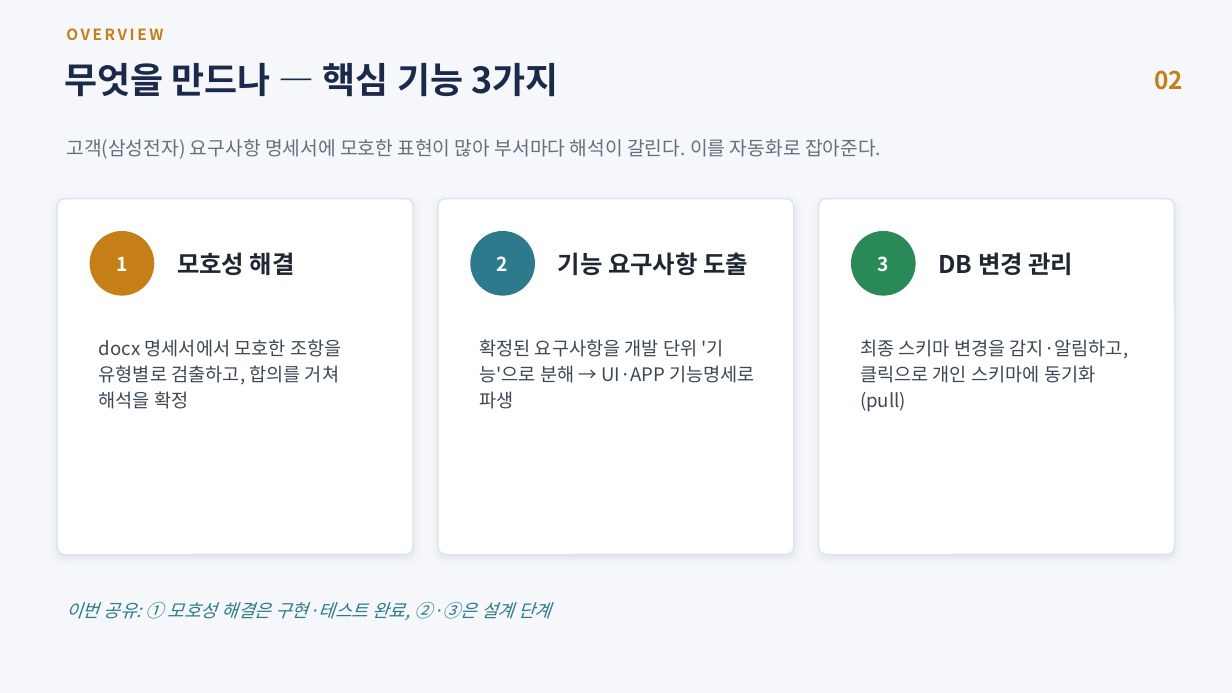
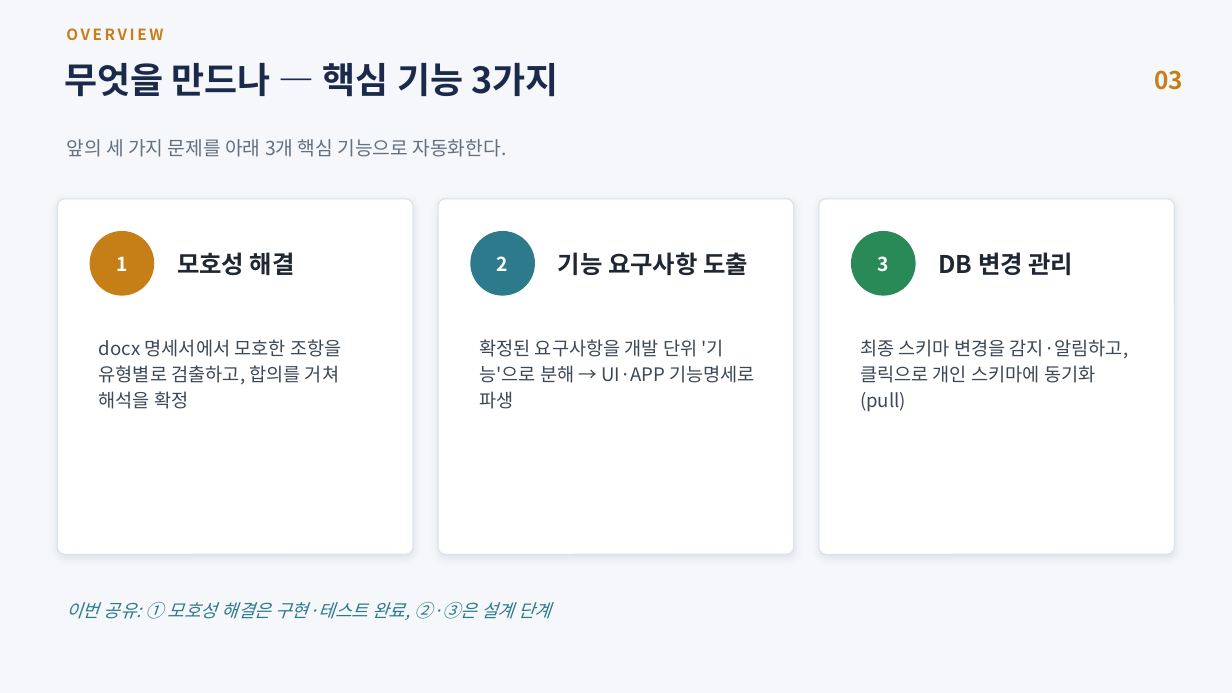
Before and after one commit to jihunhan98/semes-superrookie, a slide deck: slide 3 of docs/진행공유_요구사항자동화.pptx (slide 2 before the commit). Drawn at 1232x693 pixels with LibreOffice and Linux fonts; fonts in the diff are those of the drawing. Boxes give left, top, right and bottom in pixels: in the first picture for what was removed or moved away, otherwise in the second. Text is boxed around its words. In the diff, an @@ line names an element or a change of style, - is before the commit and + after.

```diff
--- a/docs/진행공유_요구사항자동화.pptx
+++ b/docs/진행공유_요구사항자동화.pptx
@@ text at <box>1154,70,1183,90</box>: text changed @@
-02
+03
@@ text at <box>66,139,506,157</box>: text changed @@
-고객(삼성전자) 요구사항 명세서에 모호한 표현이 많아 부서마다 해석이 갈린다. 이를 자동화로 잡아준다.
+앞의 세 가지 문제를 아래 3개 핵심 기능으로 자동화한다.
```
Also in this commit, not shown: 8 other slides changed, 1 slide added.
